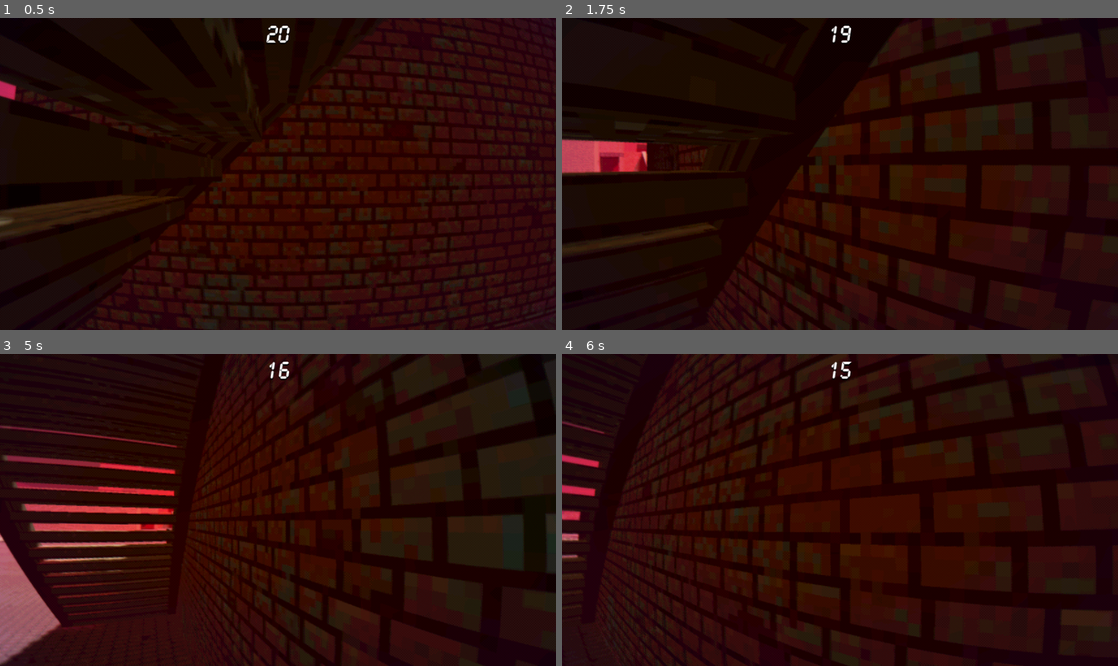
Above: before the commit, frames 1-4 (two rows, left to right).
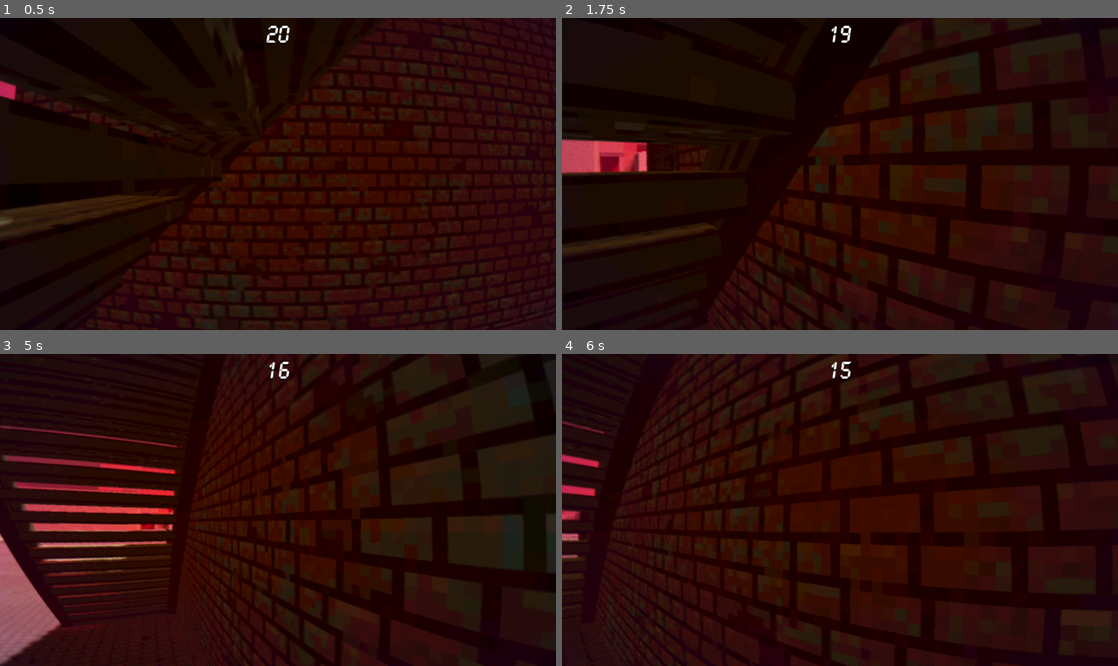
Above: after the commit, the same moments.

Repository: GuyUnger/very-violent-game
Game: Godot game, scene res://stages/level_design.tscn
Two runs of this game, one before a commit and one after it. Both use one fixed random seed, a clock stepped at 60 frames per second and the inputs below.
Inputs (mouse positions are in pixels of both pictures, inside the frame that each line leads up to):
- Up to frame 1 (0.5 s): no input
- Up to frame 2 (1.75 s): tap Enter at 0.5 s; move the mouse to (962, 158) at 0.52 s; hold D (right) 0.53-1.28 s; hold Alt (free_look) 0.53-1.28 s; click (962, 158) at 0.67 s; tap Space (jump) at 0.77, 1.52 s; move the mouse to (812, 174) at 1.27 s; hold W (forward) from 1.28 s (still down); click (812, 174) at 1.35 s
- Up to frame 3 (5 s): keep holding W (forward); move the mouse to (289, 503) at 2.02 s; tap G (throw) at 2.1 s; move the mouse to (272, 516) at 2.77 s; tap Tab (toggle_view) at 2.85 s; click (272, 516) at 2.92 s; tap Space (jump) at 3.02, 3.77, 4.52 s; move the mouse to (316, 513) at 3.52 s; hold Ctrl 3.53-4.28 s; move the mouse to (233, 506) at 4.27 s; tap X at 4.35 s
- Up to frame 4 (6 s): move the mouse to (845, 510) at 5.02 s; tap Z at 5.1 s; click (845, 510) at 5.17 s; move the mouse to (817, 503) at 5.77 s; release W (forward) at 5.78 s; hold D (right) from 5.78 s (still down); tap Alt (free_look) at 5.85 s

Frame 1 is identical in both runs. In frame 2, 0.2% of the frame differs, in the area x 1-93%, y 0-97%; in frame 3, less than 0.1%; in frame 4, less than 0.1%.

Commit message:
Tokyo - Bridge improved

Diff:
--- a/boomer-shooter/stages/tokyo.tscn
+++ b/boomer-shooter/stages/tokyo.tscn
@@ -42,13 +42,6 @@
 [ext_resource type="PackedScene" uid="uid://cgw3r72e1dnxp" path="res://game/props/car_1.tscn" id="40_tjdsr"]
 [ext_resource type="PackedScene" uid="uid://ddgjm2qbdejwa" path="res://game/props/car_2.tscn" id="41_aodlu"]
 
-[sub_resource type="StandardMaterial3D" id="StandardMaterial3D_aodlu"]
-cull_mode = 2
-no_depth_test = true
-albedo_color = Color(1, 0, 0, 1)
-
-[sub_resource type="ImmediateMesh" id="ImmediateMesh_2is7d"]
-
 [sub_resource type="ArrayMesh" id="ArrayMesh_wojob"]
 _surfaces = [{
 "aabb": AABB(-1.5, -1, -1.5, 3, 2, 3),
@@ -61,6 +54,13 @@
 "vertex_data": PackedByteArray("AADAvwAAgL8AAMC/AADAPwAAgL8AAMC/AADAPwAAgD8AAMC/AADAvwAAgL8AAMC/AADAvwAAgL8AAMA/AADAPwAAgL8AAMA/AADAPwAAgD8AAMA/AADAvwAAgL8AAMA/")
 }]
 
+[sub_resource type="StandardMaterial3D" id="StandardMaterial3D_aodlu"]
+cull_mode = 2
+no_depth_test = true
+albedo_color = Color(1, 0, 0, 1)
+
+[sub_resource type="ImmediateMesh" id="ImmediateMesh_2is7d"]
+
 [node name="Tokyo" type="Node3D"]
 
 [node name="Global" type="Node3D" parent="."]
@@ -245,10 +245,6 @@
 material = ExtResource("13_d03ru")
 metadata/_edit_lock_ = true
 metadata/_edit_group_ = true
-
-[node name="@MeshInstance3D@290234" type="MeshInstance3D" parent="Global/BackgroundBuildings/CSGCombiner3D"]
-material_override = SubResource("StandardMaterial3D_aodlu")
-mesh = SubResource("ImmediateMesh_2is7d")
 
 [node name="Fireball" parent="Global" instance=ExtResource("27_3c822")]
 transform = Transform3D(1, 0, 0, 0, 1, 0, 0, 0, 1, 57, 58, 5)
@@ -1384,6 +1380,85 @@
 metadata/_edit_lock_ = true
 metadata/_edit_group_ = true
 
+[node name="Bridge" type="StaticBody3D" parent="Sector3"]
+script = ExtResource("2_o4n3f")
+material = ExtResource("13_d03ru")
+materials = Array[Material]([ExtResource("3_apn2u"), ExtResource("4_73r8o"), ExtResource("5_3c822"), ExtResource("6_7xjh6"), ExtResource("7_qo4k2"), ExtResource("8_43vej"), ExtResource("9_a6tfy"), ExtResource("10_316br"), ExtResource("11_wha0p"), ExtResource("12_4vkph"), ExtResource("13_d03ru"), ExtResource("14_ud70m"), ExtResource("15_yn2a4"), ExtResource("16_yibng"), ExtResource("17_nhte8"), ExtResource("18_tjdsr"), ExtResource("19_aodlu"), ExtResource("20_2is7d"), ExtResource("21_huau7"), ExtResource("22_i6c3o"), ExtResource("23_ifw73")])
+metadata/_custom_type_script = "uid://bgxvcscuumfyq"
+metadata/_edit_lock_ = true
+
+[node name="CSGCombiner3D" type="CSGCombiner3D" parent="Sector3/Bridge"]
+use_collision = true
+metadata/_edit_lock_ = true
+
+[node name="Add_2_7_18" type="CSGBox3D" parent="Sector3/Bridge/CSGCombiner3D"]
+transform = Transform3D(1, 0, 0, 0, 1, 0, 0, 0, 1, 55, 10.5, -34.5)
+use_collision = true
+size = Vector3(2, 5, 17)
+material = ExtResource("13_d03ru")
+metadata/_edit_lock_ = true
+metadata/_edit_group_ = true
+
+[node name="Add_2_7_19" type="CSGBox3D" parent="Sector3/Bridge/CSGCombiner3D"]
+transform = Transform3D(1, 0, 0, 0, 1, 0, 0, 0, 1, 33, 10.5, -34.5)
+use_collision = true
+size = Vector3(2, 5, 17)
+material = ExtResource("13_d03ru")
+metadata/_edit_lock_ = true
+metadata/_edit_group_ = true
+
+[node name="Add_2_7_20" type="CSGBox3D" parent="Sector3/Bridge/CSGCombiner3D"]
+transform = Transform3D(1, 0, 0, 0, 1, 0, 0, 0, 1, 44, 11.8245, -76)
+use_collision = true
+size = Vector3(24, 3.64893, 42)
+material = ExtResource("6_7xjh6")
+metadata/_edit_lock_ = true
+metadata/_edit_group_ = true
+
+[node name="Add_4_8_4" type="CSGBox3D" parent="Sector3/Bridge/CSGCombiner3D"]
+transform = Transform3D(1, 0, 0, 0, 1, 0, 0, 0, 1, 34, 6, -76)
+use_collision = true
+size = Vector3(4, 8, 4)
+material = ExtResource("7_qo4k2")
+metadata/_edit_lock_ = true
+metadata/_edit_group_ = true
+
+[node name="Add_4_8_5" type="CSGBox3D" parent="Sector3/Bridge/CSGCombiner3D"]
+transform = Transform3D(1, 0, 0, 0, 1, 0, 0, 0, 1, 54, 6, -76)
+use_collision = true
+size = Vector3(4, 8, 4)
+material = ExtResource("7_qo4k2")
+metadata/_edit_lock_ = true
+metadata/_edit_group_ = true
+
+[node name="Add_2_7_21" type="CSGBox3D" parent="Sector3/Bridge/CSGCombiner3D"]
+transform = Transform3D(1, 0, 0, 0, 1, 0, 0, 0, 1, -50, 19.3245, -86.5)
+use_collision = true
+size = Vector3(24, 3, 99)
+material = ExtResource("6_7xjh6")
+metadata/_edit_lock_ = true
+metadata/_edit_group_ = true
+
+[node name="Add_4_8_6" type="CSGBox3D" parent="Sector3/Bridge/CSGCombiner3D"]
+transform = Transform3D(1, 0, 0, 0, 1, 0, 0, 0, 1, -61, 10.5, -76)
+use_collision = true
+size = Vector3(4, 17, 4)
+material = ExtResource("7_qo4k2")
+metadata/_edit_lock_ = true
+metadata/_edit_group_ = true
+
+[node name="Add_4_8_7" type="CSGBox3D" parent="Sector3/Bridge/CSGCombiner3D"]
+transform = Transform3D(1, 0, 0, 0, 1, 0, 0, 0, 1, -39.5, 10, -76)
+use_collision = true
+size = Vector3(3, 16, 4)
+material = ExtResource("7_qo4k2")
+metadata/_edit_lock_ = true
+metadata/_edit_group_ = true
+
+[node name="@MeshInstance3D@297753" type="MeshInstance3D" parent="Sector3/Bridge/CSGCombiner3D"]
+material_override = SubResource("StandardMaterial3D_aodlu")
+mesh = SubResource("ImmediateMesh_2is7d")
+
 [node name="Ground" type="StaticBody3D" parent="."]
 script = ExtResource("2_o4n3f")
 material = ExtResource("1_wojob")
